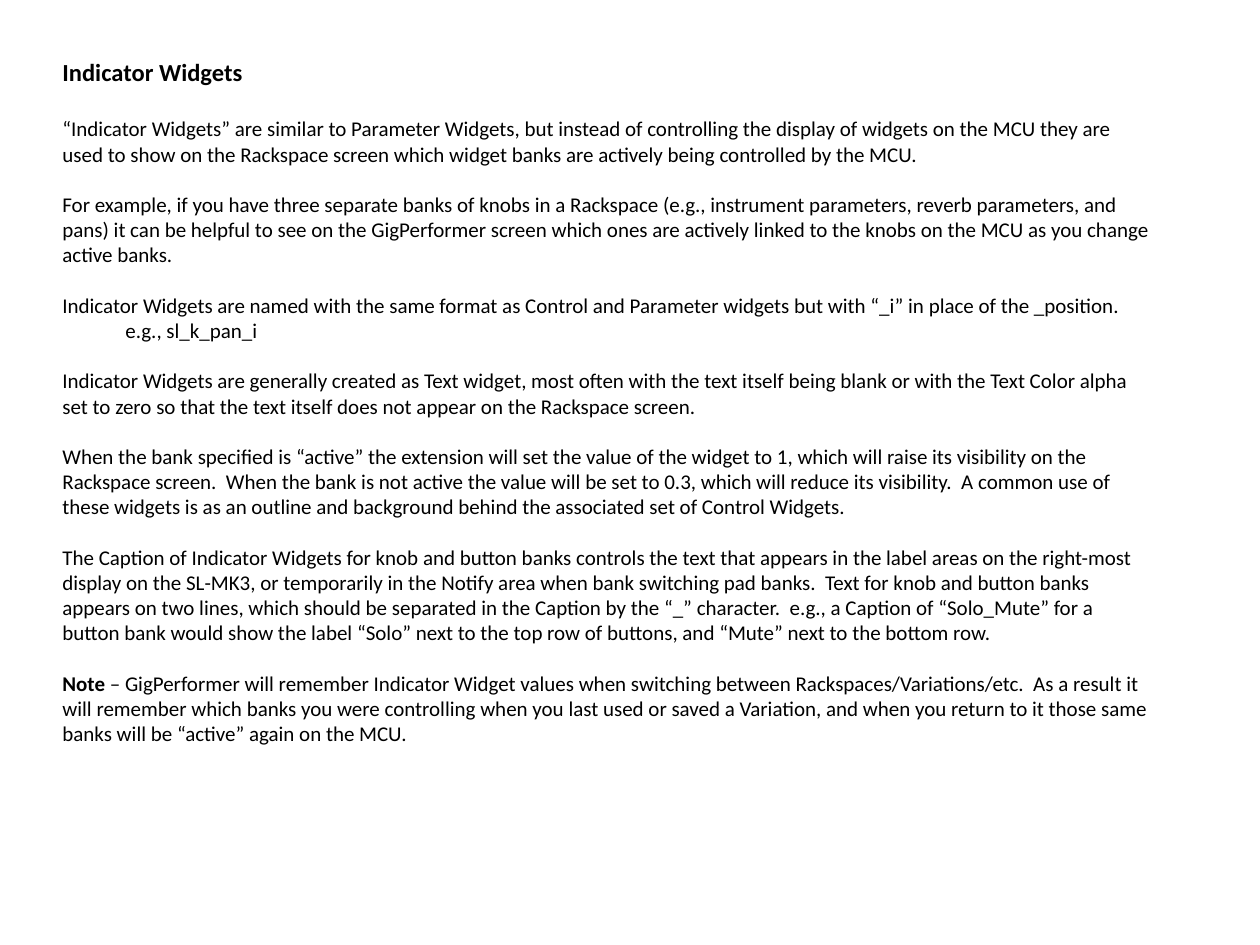
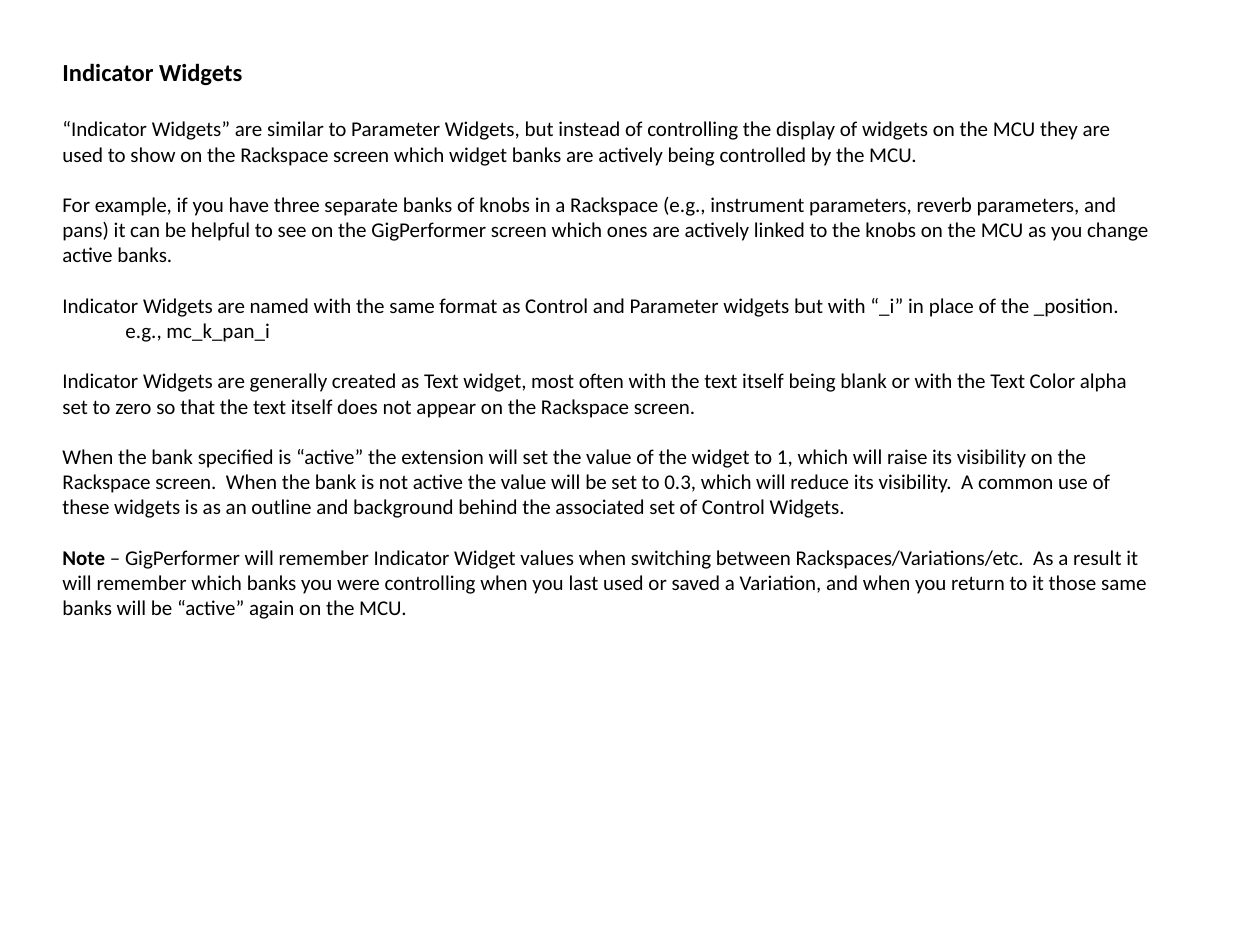
Before and after one commit to WidnerM/GP-MCU, a slide deck: slide 5 of MCU Extension.pptx. Drawn at 1260x945 pixels with LibreOffice and Linux fonts; fonts in the diff are those of the drawing. Boxes give left, top, right and bottom in pixels: in the first picture for what was removed or moved away, otherwise in the second. Text is boxed around its words. In the diff, an @@ line names an element or a change of style, - is before the commit and + after.

```diff
--- a/MCU Extension.pptx
+++ b/MCU Extension.pptx
@@ text at (125,323,269,342): text changed @@
-e.g., sl_k_pan_i
+e.g., mc_k_pan_i
@@ text at (62,550,1130,644): paragraph removed @@
-The Caption of Indicator Widgets for knob and button banks controls the text that appears in the label areas on the right-most display on the SL-MK3, or temporarily in the Notify area when bank switching pad banks. Text for knob and button banks appears on two lines, which should be separated in the Caption by the “_” character. e.g., a Caption of “Solo_Mute” for a button bank would show the label “Solo” next to the top row of buttons, and “Mute” next to the bottom row.
```
Also in this commit, not shown: 7 other slides changed, 1 slide added, 9 other files.
